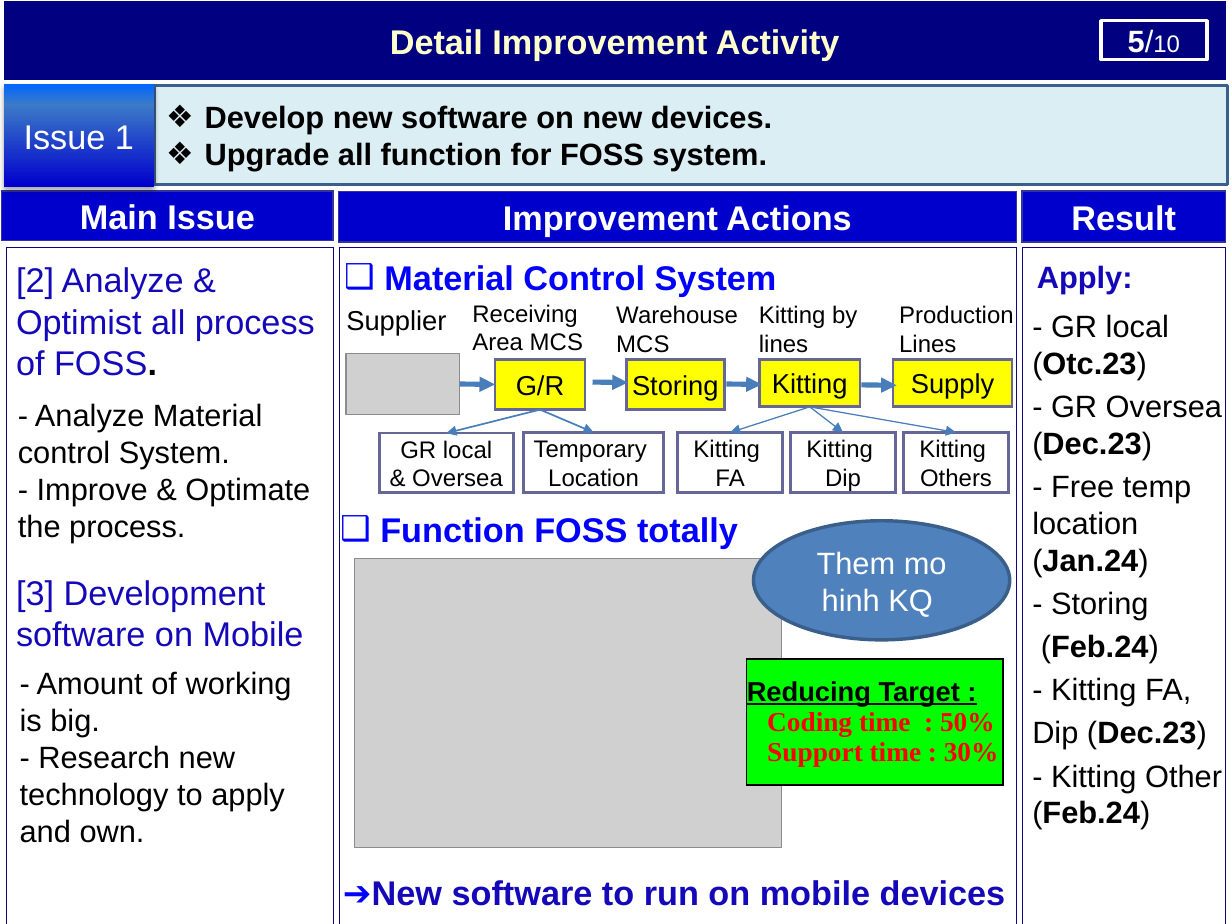
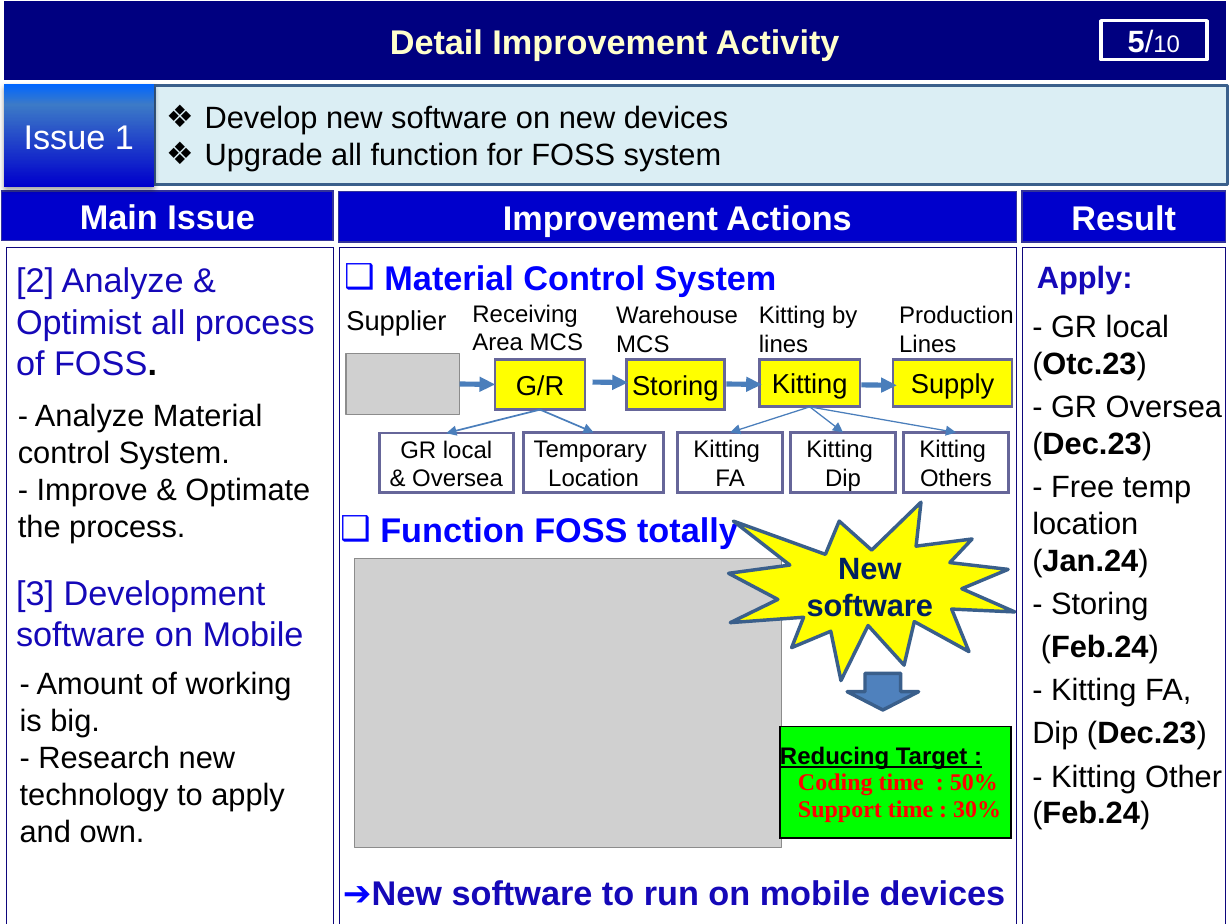
Before and after one commit to thietbicongnghevietnam/ReportPSNV, a slide deck: slide 6 of Report_test.pptx. Drawn at 1232x924 pixels with LibreOffice and Linux fonts; fonts in the diff are those of the drawing; grey boxes stand for pictures. Boxes give left, top, right and bottom in pixels: in the first picture for what was removed or moved away, otherwise in the second. Text is boxed around its words. In the diff, an @@ line names an element or a change of style, - is before the commit and + after.

```diff
--- a/Report_test.pptx
+++ b/Report_test.pptx
@@ text in rectangle at [205,105,728,171]: text changed; bold off @@
-❖ Develop new software on new devices.
-❖ Upgrade all function for FOSS system.
+❖ Develop new software on new devices
+❖ Upgrade all function for FOSS system
@@ irregular seal added at [728,503,1014,681], fill #FFFF00, outline #3A5F8C 2 pt, 18 pt, text #002060, bold @@
+New software
@@ ellipse removed at [754,521,1010,641] @@
-Them mo hinh KQ
@@ down arrow added at [848,674,919,711], fill #4F81BD, outline #3A5F8C 2 pt @@
@@ table at [780,727,1011,839] @@
@@ size 16 to 14 pt @@
@@ table: place and size @@
-table at [747,659,1003,786]
+table at [780,727,1011,839]
```
Also in this commit, not shown: 8 other slides changed.
